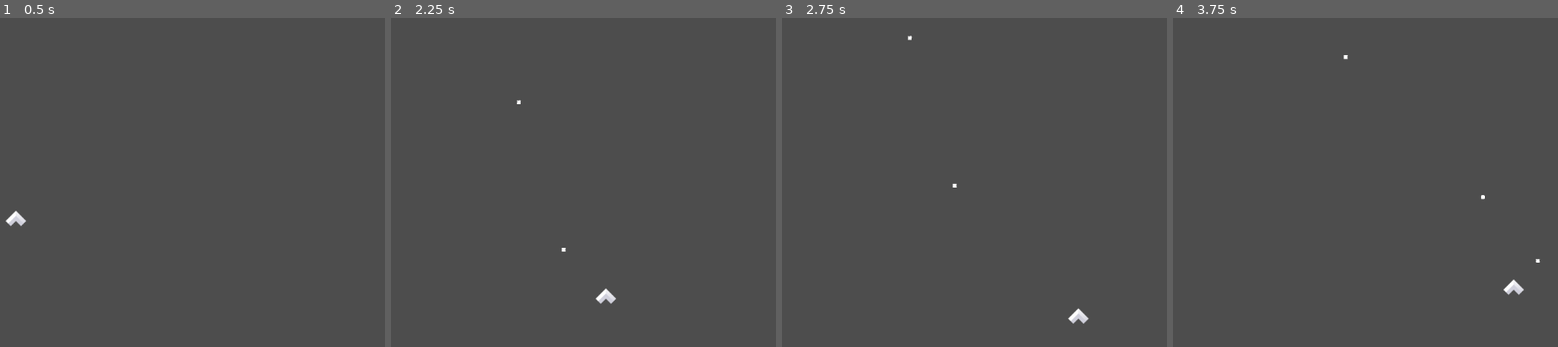
Above: before the commit, frames 1-4 (left to right).
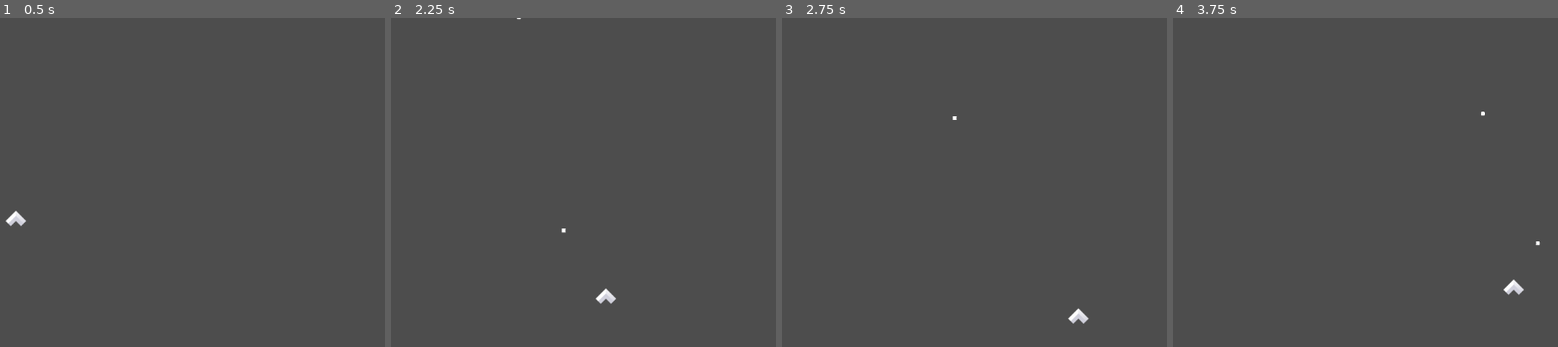
Above: after the commit, the same moments.

Repository: frameDoubt/space-game
Game: Godot game, scene res://game.tscn
The game is run twice, just before and just after one commit, with the same random seed, the same clock (stepped at 60 frames per second) and the same inputs. The project has no main scene, so this scene is started directly.
Inputs:
- Up to frame 1 (0.5 s): no input
- Up to frame 2 (2.25 s): tap Enter at 0.5 s; hold D (strafe_right) 0.53-1.28 s; hold Space (fire) 0.53-1.28 s; hold S (back) 1.28-2.03 s; tap Space (fire) at 1.35 s; hold D (strafe_right) from 2.03 s (still down); hold Space (fire) from 2.03 s (still down)
- Up to frame 3 (2.75 s): keep holding D (strafe_right); keep holding Space (fire)
- Up to frame 4 (3.75 s): release D (strafe_right) at 2.78 s; release Space (fire) at 2.78 s; hold Up (accelerate) 2.78-3.53 s; tap Space (fire) at 2.85 s; hold A (strafe_left) from 3.53 s (still down); hold Space (fire) from 3.53 s (still down)

Frame 1 is identical in both runs. In frame 2, less than 0.1% of the frame differs, in the area x 32-46%, y 0-71%; in frame 3, less than 0.1%; in frame 4, less than 0.1%, in the area x 44-96%, y 11-75%.

Commit message:
add enemy scene

Diff:
--- /dev/null
+++ b/Characters/Enemies/enemy.tscn
@@ -0,0 +1,3 @@
+[gd_scene format=3 uid="uid://w4nrk6nsrvr0"]
+
+[node name="enemy" type="CharacterBody2D"]
--- a/Characters/Scripts/Projectile.gd
+++ b/Characters/Scripts/Projectile.gd
@@ -1,6 +1,6 @@
 extends CharacterBody2D
 
-const speed = 200
+const speed = 350
 var direction = Vector2.ZERO
 
 func _ready():
